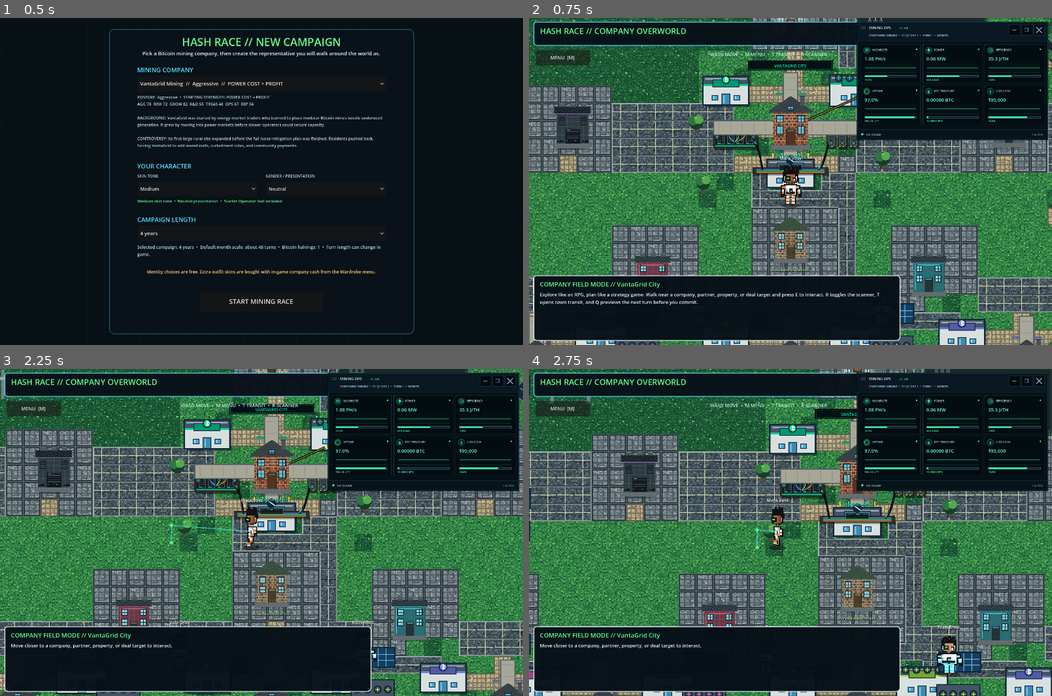
Above: before the commit, frames 1-4 (two rows, left to right).
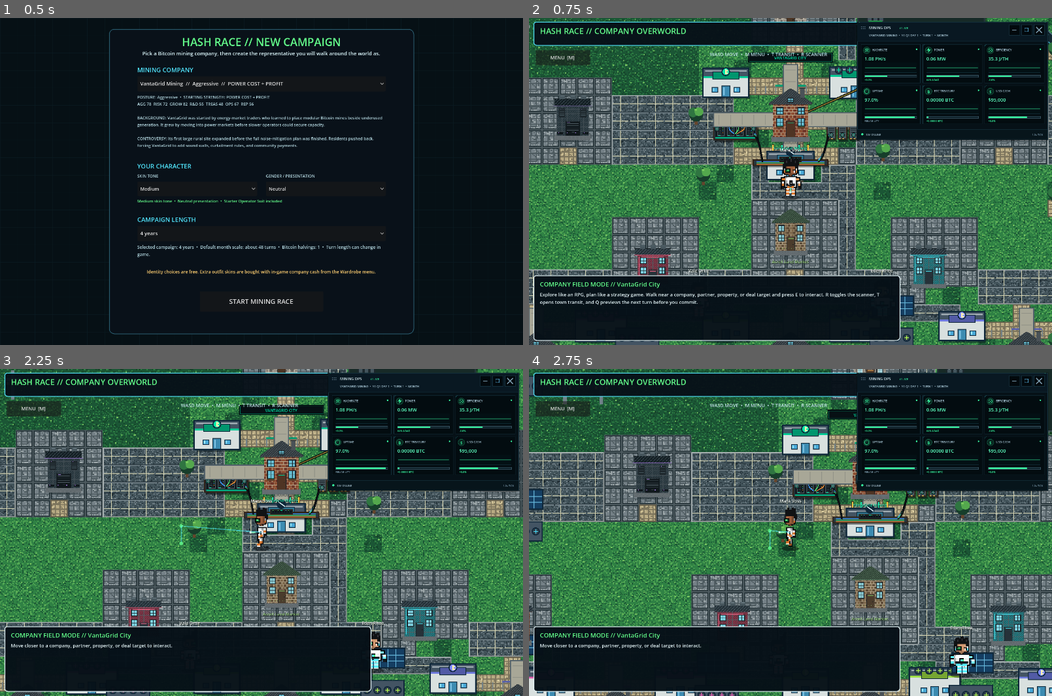
Above: after the commit, the same moments.

Repository: 1freetech/HashRace
Game: Godot game, scene res://scenes/campaign_setup.tscn
Two runs of this game, one before a commit and one after it. Both use one fixed random seed, a clock stepped at 60 frames per second and the inputs below.
Inputs (mouse positions are in pixels of both pictures, inside the frame that each line leads up to):
- Up to frame 1 (0.5 s): no input
- Up to frame 2 (0.75 s): click "START MINING RACE" at 0.5 s
- Up to frame 3 (2.25 s): tap Enter at 1.25 s; drag from (423, 431) to (313, 460) at 1.27 s; tap Space at 2 s; drag from (156, 548) to (235, 597) at 2.02 s
- Up to frame 4 (2.75 s): no input

Frame 1 is identical in both runs. In frame 2, 41% of the frame differs, in the area x 0-100%, y 0-100%; in frame 3, 40%; in frame 4, 41%.

Commit message:
Wire v0.080 pixel integration into the live world

Diff:
--- a/Godot/scenes/world.tscn
+++ b/Godot/scenes/world.tscn
@@ -1,7 +1,7 @@
 [gd_scene load_steps=3 format=3]
 
-; world_v073.gd -> world_v072.gd -> existing visual/gameplay stack. v0.073 adds the high-density reusable player/NPC character renderer while preserving negotiation, Resource-backed infrastructure, physical placement, fixed-tick simulation, and the consolidated Mining Ops HUD.
-[ext_resource path="res://scripts/world_v073.gd" type="Script" id="1_world"]
+; world_v080.gd -> res://scripts/world_v073.gd -> world_v072.gd -> existing visual/gameplay stack. v0.080 unifies procedural facilities and characters on a hard pixel grid, adds ground-contact depth sorting, and locks the live camera to whole pixels while preserving negotiation, infrastructure, simulation, and the Mining Ops HUD.
+[ext_resource path="res://scripts/world_v080.gd" type="Script" id="1_world"]
 [ext_resource path="res://scripts/live_treasury_controls.gd" type="Script" id="2_treasury"]
 
 [node name="HashRaceRPGStrategyWorld" type="Node2D"]
